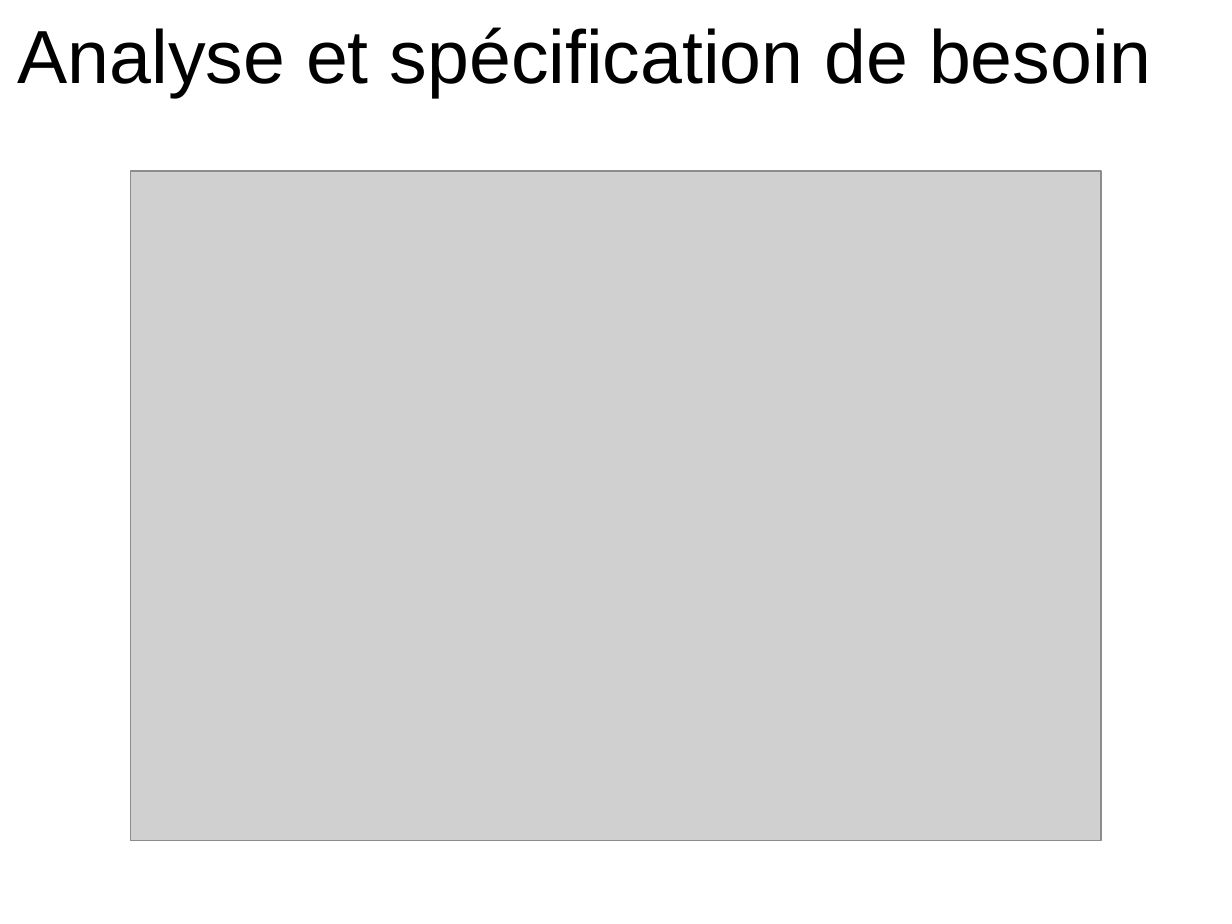
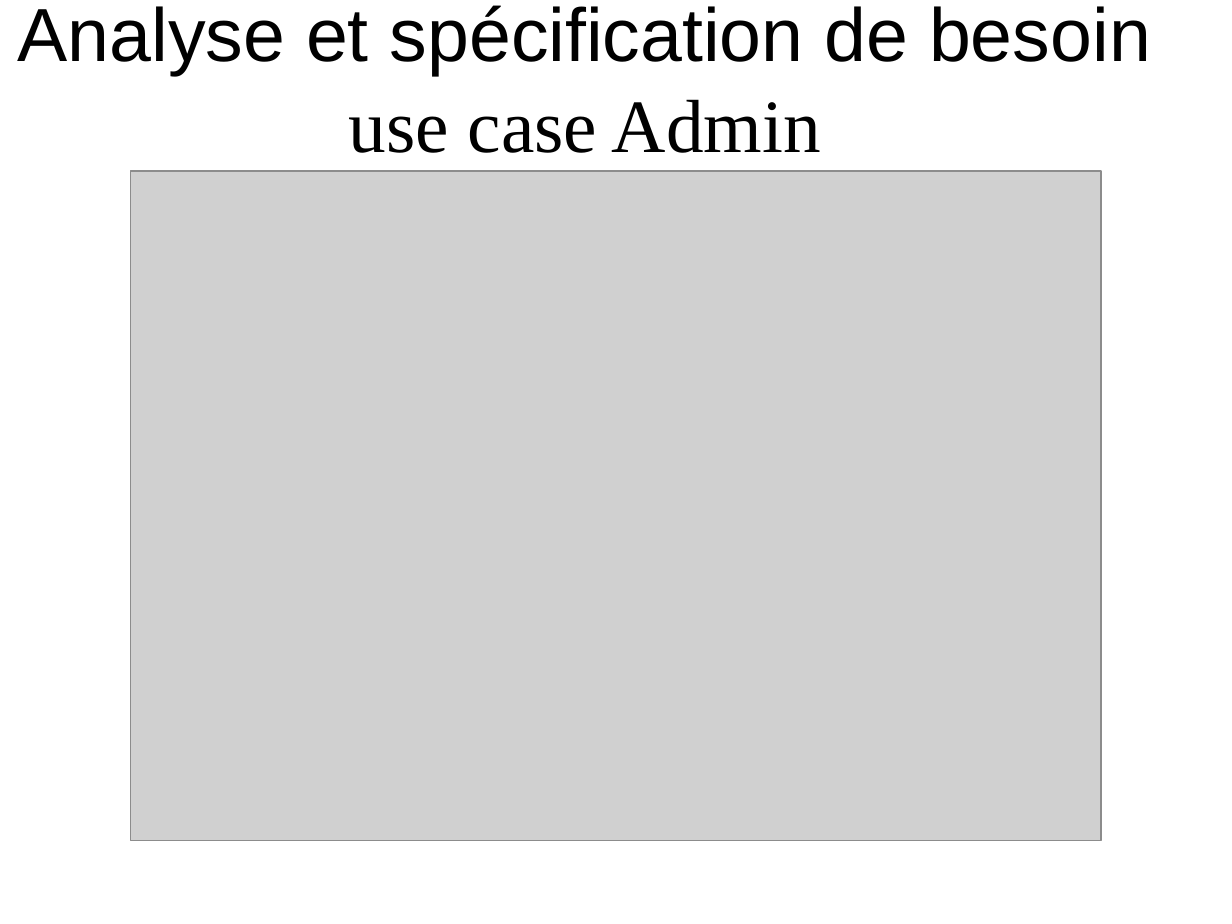
Before and after one commit to HabibAroua/Criminel_dep, a slide deck: slide 22 of documentation/presentation/P1/2734.ppt. Drawn at 1232x924 pixels with LibreOffice and Linux fonts; fonts in the diff are those of the drawing; grey boxes stand for pictures; background and template pictures are left out. Boxes give left, top, right and bottom in pixels: in the first picture for what was removed or moved away, otherwise in the second. Text is boxed around its words. In the diff, an @@ line names an element or a change of style, - is before the commit and + after.

```diff
--- a/documentation/presentation/P1/2734.ppt
+++ b/documentation/presentation/P1/2734.ppt
@@ title at bbox=[18, 5, 1151, 153]: text changed @@
-Analyse et spécification de besoin
+Analyse et spécification de besoin
+use case Admin
```
Also in this commit, not shown: 1 other slide changed.
